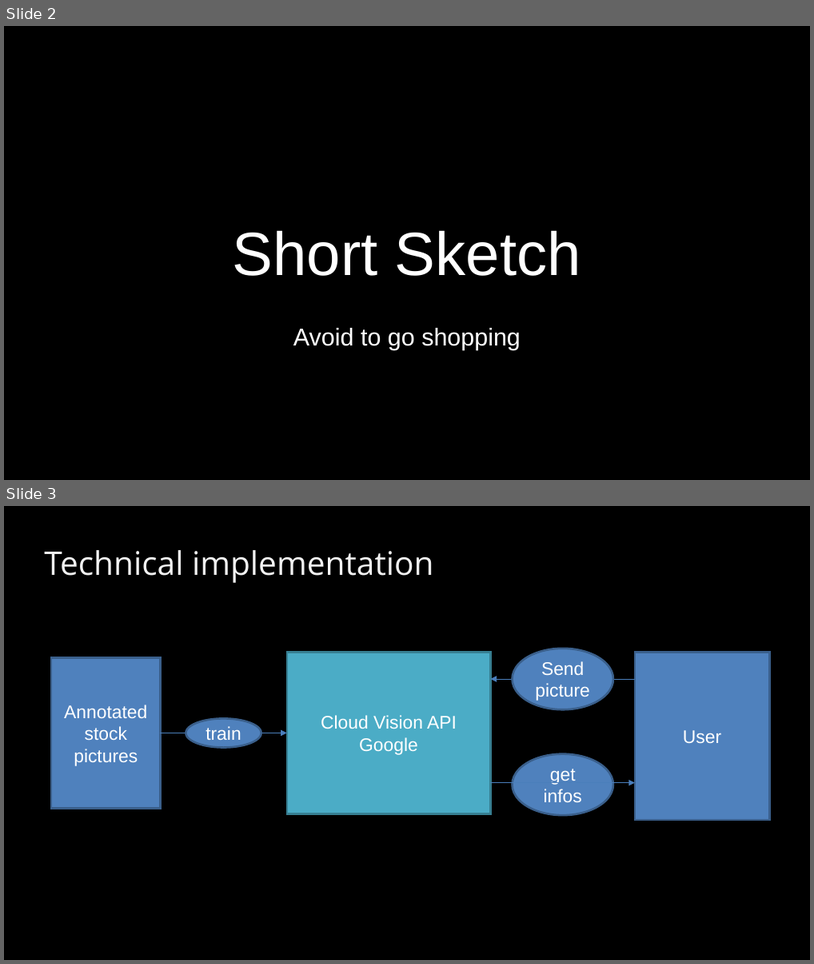
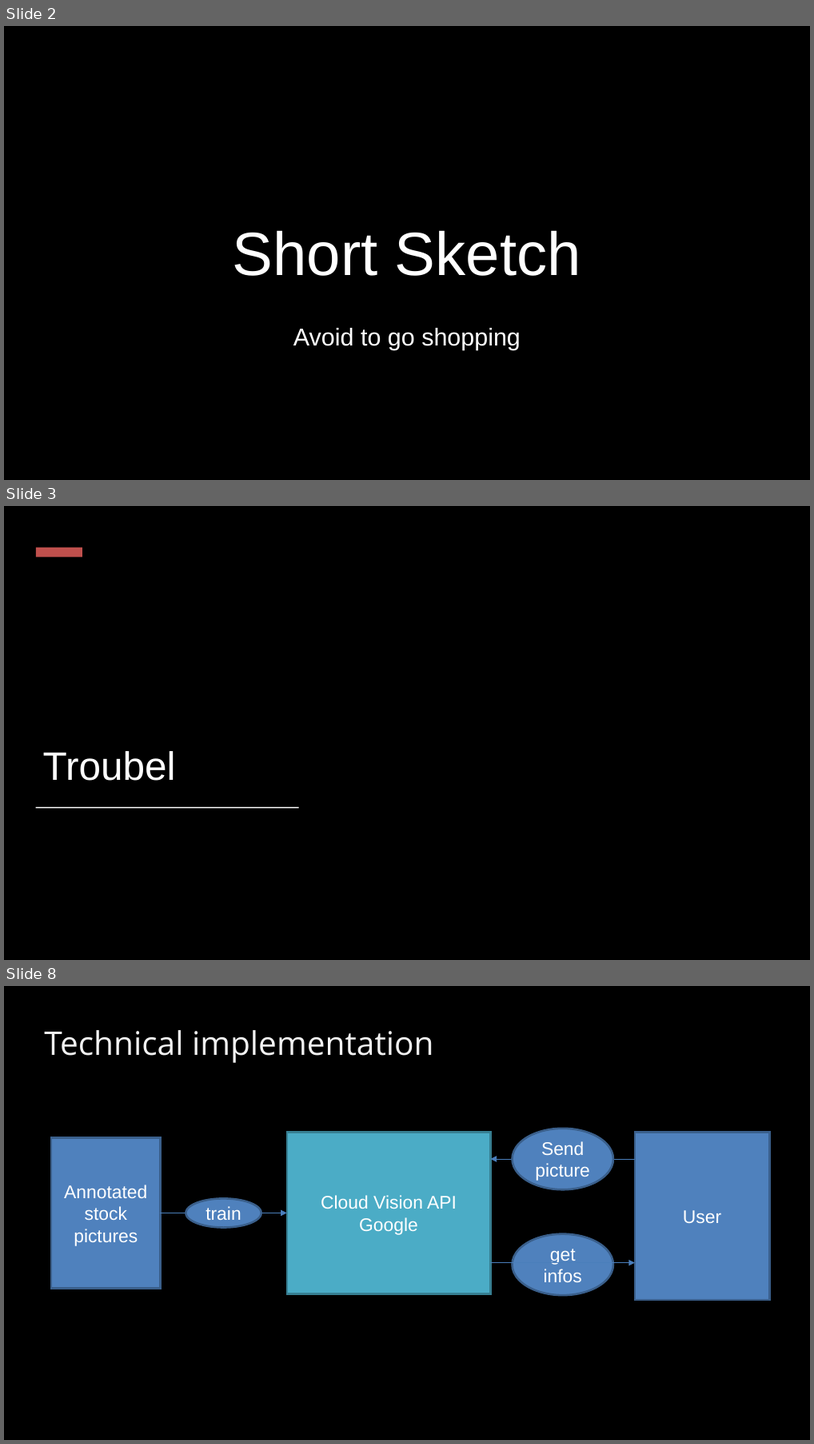
Before and after one commit to BaselHack/2021-team-5, a slide deck: presentation/presentation_v1.pptx. Shown one above the other, each under a label of ours: slides 2 and 3 before the commit, slides 2, 3 and 8 after it; the slides between them are not shown. The pictures are 814x964 and 814x1444 pixels, drawn with LibreOffice and Linux fonts; fonts in the diff are those of the drawing; background and template pictures are left out. Boxes give left, top, right and bottom in pixels: in the first picture for what was removed or moved away, otherwise in the second. Text is boxed around its words. In the diff, an @@ line names an element or a change of style, - is before the commit and + after.

```diff
--- a/presentation/presentation_v1.pptx
+++ b/presentation/presentation_v1.pptx
@@ slide 3 added at box(4, 506, 810, 960), background #000000 @@
@@ rectangle added at box(4, 506, 622, 960), fill gradient #000000 @@
@@ rectangle added at box(36, 548, 82, 557), fill #C0504D @@
@@ title added at box(43, 751, 176, 780), 39 pt, text #FFFFFF @@
+Troubel
@@ rectangle added at box(35, 807, 299, 808), fill #FFFFFF @@
@@ what was slide 3 is now slide 8 @@
```
Also in this commit, not shown: 3 slides changed, 2 other slides added, 3 slides removed.
